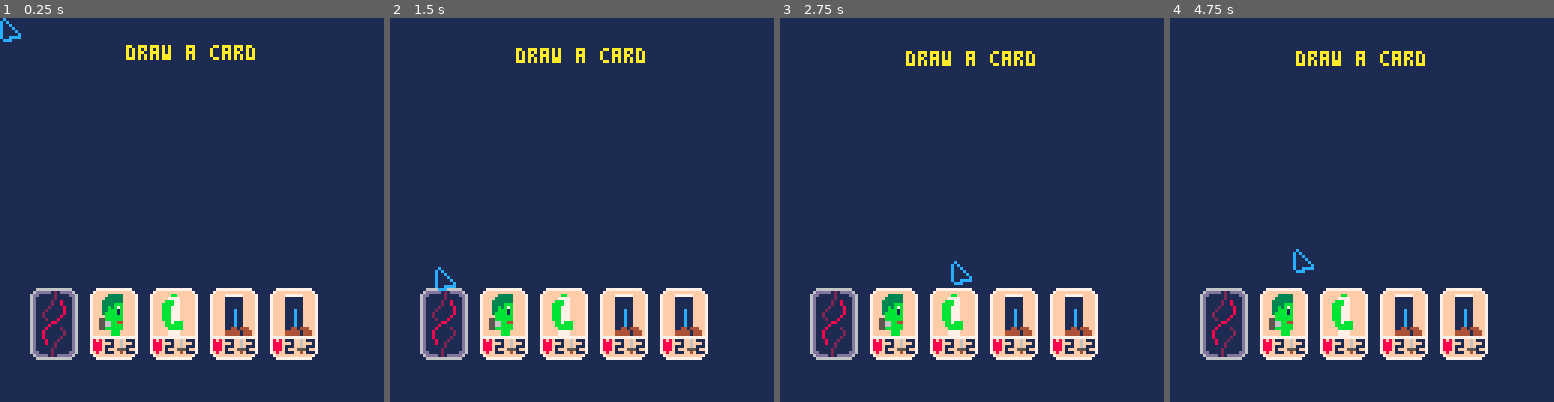
Above: before the commit, frames 1-4 (left to right).
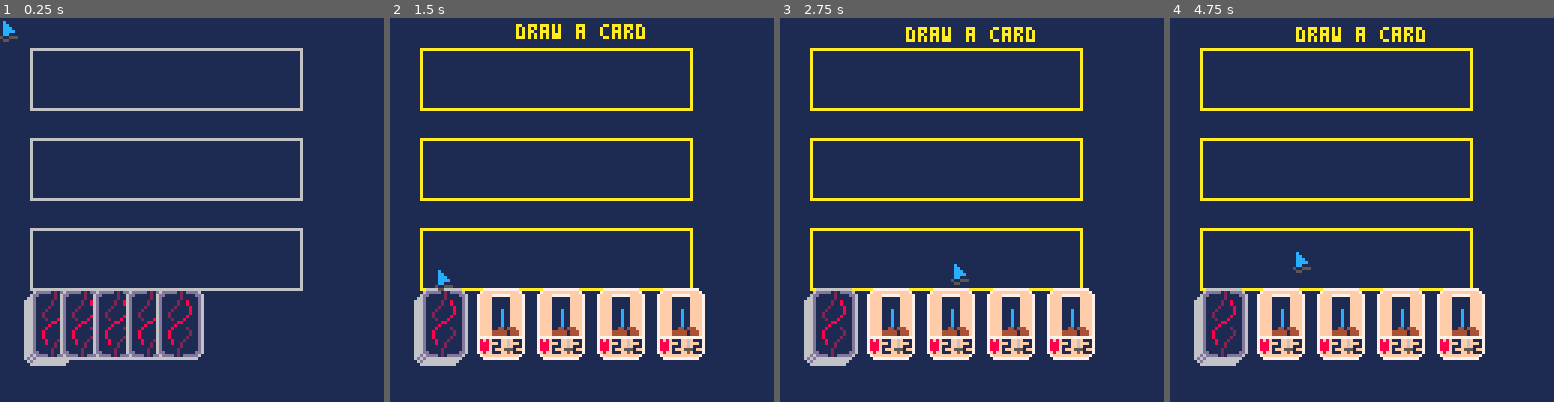
Above: after the commit, the same moments.

Repository: michaeljosephpurdy/2024-fall-game-jam
Game: PICO-8 cartridge 2024-fall-game-jam.p8
The game is run twice, just before and just after one commit, with the same random seed, the same clock (stepped at 60 frames per second) and the same inputs.
Inputs (mouse positions are in pixels of both pictures, inside the frame that each line leads up to):
- Up to frame 1 (0.25 s): no input
- Up to frame 2 (1.5 s): click (670, 121) at 0.67 s; click (436, 267) at 1.22 s
- Up to frame 3 (2.75 s): click (887, 114) at 1.77 s; click (952, 259) at 2.32 s
- Up to frame 4 (4.75 s): click (1404, 106) at 2.87 s; click (1465, 256) at 3.42 s; click (1231, 102) at 3.97 s; click (1292, 248) at 4.52 s

The runs differ from the first frame. In frame 1, 14% of the frame differs, in the area x 0-83%, y 0-91%; in frame 2, 10%; in frame 3, 10%; in frame 4, 10%.

Commit message:
Add cool hand dealing animation

Diff:
--- a/2024-fall-game-jam.p8
+++ b/2024-fall-game-jam.p8
@@ -4,6 +4,8 @@
 function _init()
  state='game'
  game_state='draw_one'
+
+ game_state='deal_hand'
  -- setup mouse
  poke(0x5f2d, 1)
  mouse={}
@@ -12,14 +14,34 @@
   new_player(2),
  }
  cards={
-  new_card(30,90,'frank_head',1),
-  new_card(50,90,'frank_body',1),
-  new_card(70,90,'frank_legs',1),
-  new_card(90,90,'frank_legs',1),
+ }
+ player_one_hand={}
+ player_two_hand={}
+ lanes={
+ new_lane('top'),
+ new_lane('mid'),
+ new_lane('bot'),
  }
  deck=new_deck(1)
 end
-
+function new_lane (t)
+ local lane={
+  head=nil,
+  body=nil,
+  legs=nil,
+ }
+ lane.x=10
+ lane.w=90
+ lane.h=20
+ if t=='top' then
+  lane.y=10
+ elseif t=='mid' then
+  lane.y=40
+ elseif t=='bot' then
+  lane.y=70
+ end
+ return lane
+end
 function new_card (x,y,t,p)
  local card={
   p=p,
@@ -28,13 +50,26 @@
   w=2*8,
   h=3*8,
   placed=false,
+  turned_over=true,
   draw=function(self)
-   spr(self.s,self.x,self.y,2,2)
+   if self.turned_over then
+    spr(14,self.x,self.y,2,3)
+    return
+   end
    spr(3,self.x,self.y+16,2,1)
    print(self.hp,self.x+5,self.y+17,1)
    print(self.hp,self.x+12,self.y+17,1)
+   palt()
+   if self.t then
+    palt(0,false)
+    palt(self.t,true)
+   end
+   spr(self.s,self.x,self.y,2,2)
   end,
  }
+ if t=='random' then
+  t=rnd(card_types)
+ end
  for k,v in pairs(card_data[t]) do
   card[k]=v
  end
@@ -47,6 +82,8 @@
   w=2*8,
   h=3*8,
   draw=function(self)
+   spr(14,self.x-2,self.y+2,2,3)
+   spr(14,self.x-1,self.y+1,2,3)
    spr(14,self.x,self.y,2,3)
   end,
   on_click=function(self)
@@ -68,20 +105,57 @@
 function _update60()
  game_state_msg=nil
  hover_card=nil
+ hover_lane=nil
  mouse.x=stat(32)
  mouse.y=stat(33)
+ foreach(lanes,function(l)
+  if collide(mouse,l) then
+   hover_lane=l
+  end
+ end)
  foreach(cards,function(c)
+  if c.target_x then
+   c.x=lerp(c.x,c.target_x,1/20)
+  end
+  if c.target_y then
+   c.y=lerp(c.y,c.target_y,1/20)
+  end
   if collide(mouse,c) then
    hover_card=c
    return
   end
  end)
  if state=='game' then
-  if game_state=='draw_one' then
+  if game_state=='deal_hand' then
+   if #player_one_hand==0 then
+    for i=0,3 do
+     local card=new_card(deck.x,deck.y,'random')
+     card.target_x=deck.x+i*20+20
+     card.target_y=deck.y
+     add(player_one_hand,card)
+     add(cards,card)
+    end
+   end
+   local done=true
+   foreach(cards,function(c)
+    c.done=ceil(c.x)==c.target_x
+    c.turned_over=not c.done
+    done=c.done and done
+   end)
+   if done then
+    game_state='draw_one'
+   end
+  elseif game_state=='draw_one' then
    game_state_msg='draw a card'
-   if stat(34)==1 and
-      collide(mouse,deck) then
-    new_card(110,90,'frank_legs',1)
+   if click_on(deck) then
+    local c=new_card(deck.x,deck.y,'frank_legs',1)
+    add(player_on_hand,c)
+    for i,cc in pairs(player_on_hand) do
+     if c==cc then
+      c.target_x=deck.x+i*20+20
+     end
+    end
+    add(cards,c)
     game_state='play_one'
     return
    end
@@ -91,20 +165,27 @@
    if stat(34)==1 then
     -- are we holding a card?
     if held_card then
-     held_card.x=mid(mouse.x-held_offset_x,20,100)
-     held_card.y=mid(mouse.y-held_offset_y,40,120)
+     held_card.x=mid(0,mouse.x-held_offset_x,110)
+     held_card.y=mid(0,mouse.y-held_offset_y,100)
     else
      -- are we picking up a card?
      foreach(cards,function(c)
       if not c.placed and
          collide(mouse,c) then
        held_card=c
+       held_card.origin_x=c.x
+       held_card.origin_y=c.y
        held_offset_x=mouse.x-c.x
        held_offset_y=mouse.y-c.y
       end
      end)
     end
    else
+    local lane=nil
+    if held_card and not lane then
+     held_card.target_x=origin_x
+     held_card.target_y=origin_y
+    end
     held_card=nil
     spr(1,mouse.x,mouse.y)
    end
@@ -117,6 +198,9 @@
 
 function _draw ()
  cls(1)
+ foreach(lanes,function(lane)
+  rect(lane.x,lane.y,lane.x+lane.w,lane.y+lane.h)
+ end)
  deck:draw()
  foreach(cards,function(c)
   c:draw()
@@ -128,6 +212,7 @@
            held_card.y+3*8+1,0)
   held_card:draw()
  end
+ palt()
  -- draw mouse
  if stat(34)==1 then
   spr(2,mouse.x,mouse.y)
@@ -136,9 +221,10 @@
  end
  if game_state_msg then
   cprint(game_state_msg,64,
-         sin(time())+.1+10,10)
+         sin(time())+.1+2,10)
  end
  if hover_card and
+    not hover_card.turned_over and
     not held_card then
   cprint(hover_card.name,64,120, 10)
  end
@@ -149,6 +235,15 @@
 
 function cprint(msg,x,y,c)
  print(msg,x-#msg*2,y,c)
+end
+
+function lerp(a,b,t)
+ return a+(b-a)*t
+end
+
+function click_on(obj)
+ return stat(34)==1 and
+        collide(mouse,obj)
 end
 -->8
 card_data={
@@ -166,36 +261,190 @@
  },
  frank_legs={
   name='frankenstein - legs',
-
   s=20,
   hp=2,
   atk=2,
  },
+ drac_head={
+  name='dracula - head',
+  s=22,
+  hp=5,
+  atk=2,
+  t=14,
+ },
+ drac_body={
+  name='dracula - body',
+  s=24,
+  hp=5,
+  atk=2,
+  t=14,
+ },
+ drac_legs={
+  name='dracula - legs',
+  s=26,
+  hp=5,
+  atk=2,
+  t=14,
+ },
 }
-…(27 lines of a section not shown)…
+card_types={}
+for k,v in pairs(card_data) do
+ add(card_types,k)
+end
+…(157 lines of a section not shown)…
Not shown, changed: 154 lines of the sprite sheet (__gfx__) section of 2024-fall-game-jam.p8
Not shown, changed: the thumbnail (__label__) section of 2024-fall-game-jam.p8
